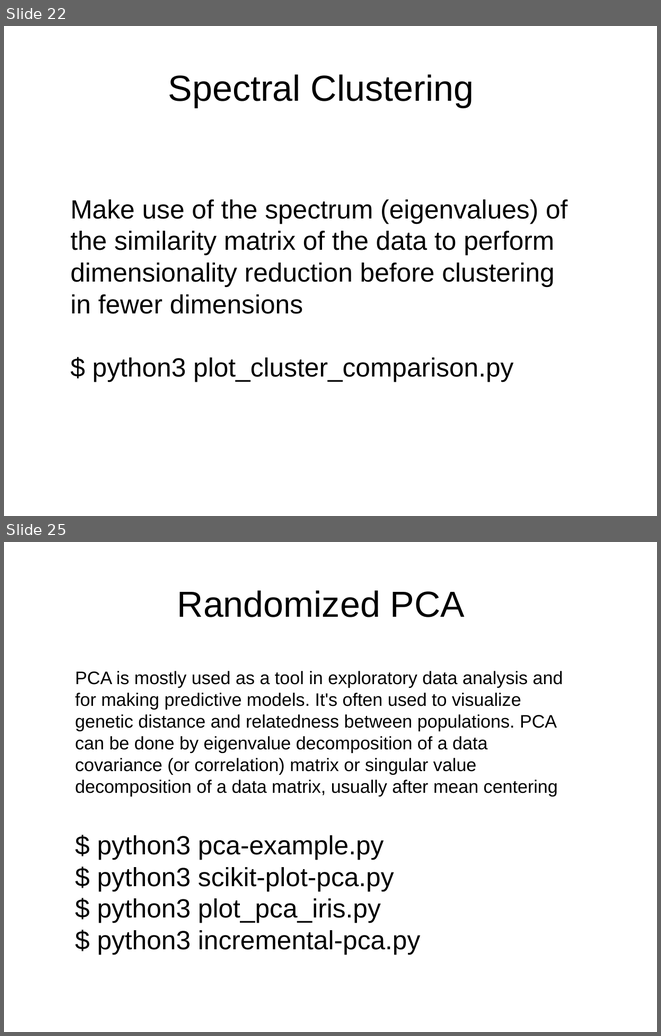
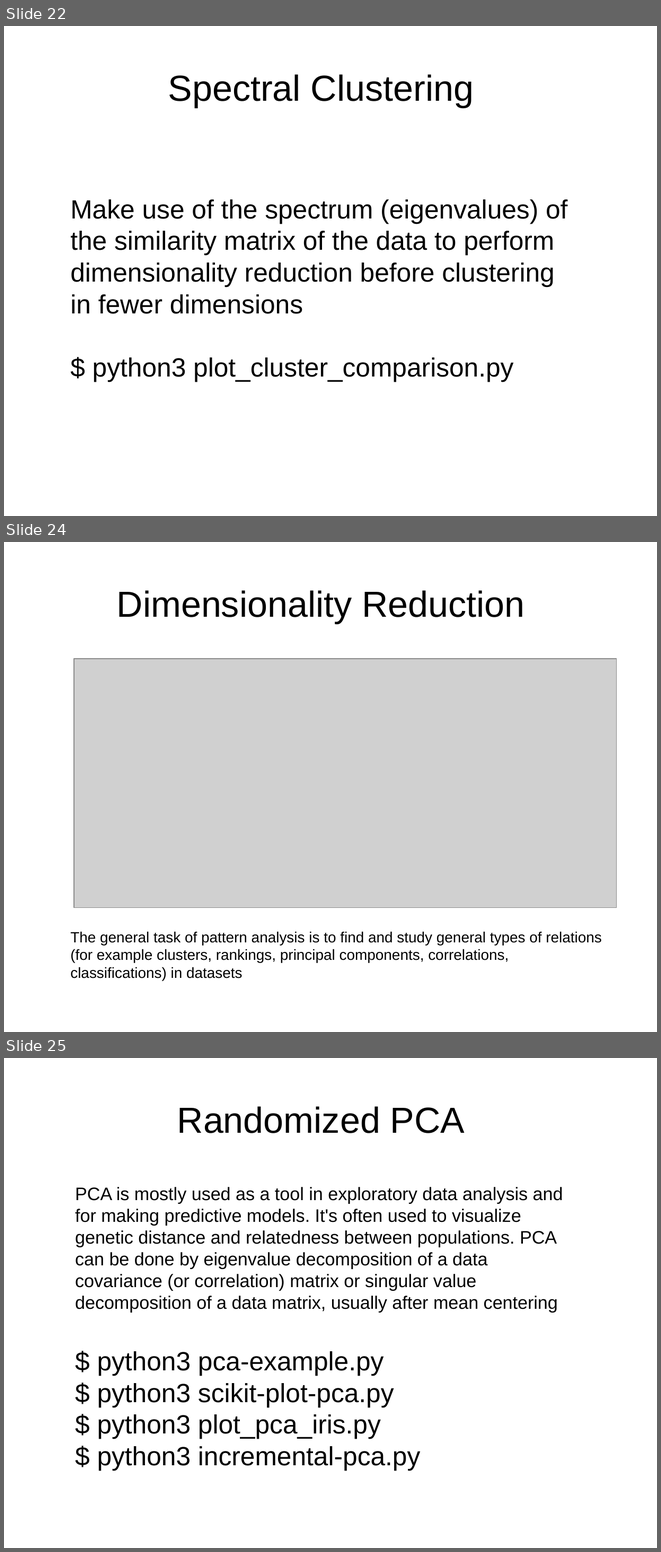
Before and after one commit to davidam/python-examples, a slide deck: presentations/scikit.odp. Shown one above the other, each under a label of ours: slides 22 and 25 before the commit, slides 22, 24 and 25 after it; the slides between them are not shown. The pictures are 661x1036 and 661x1552 pixels, drawn with LibreOffice and Linux fonts; fonts in the diff are those of the drawing; grey boxes stand for pictures. Boxes give left, top, right and bottom in pixels: in the first picture for what was removed or moved away, otherwise in the second. Text is boxed around its words. In the diff, an @@ line names an element or a change of style, - is before the commit and + after.

```diff
--- a/presentations/scikit.odp
+++ b/presentations/scikit.odp
@@ slide 24 added at [4,542,657,1032], background #FFFFFF @@
@@ title added at [117,590,524,623], 44 pt, text #000000 @@
+Dimensionality Reduction
@@ picture added at [74,659,617,908] @@
@@ text added at [70,931,602,980], 18 pt, text #000000 @@
+The general task of pattern analysis is to find and study general types of relations (for example clusters, rankings, principal components, correlations, classifications) in datasets
```
Also in this commit, not shown: 4 slides changed, 1 slide removed.
